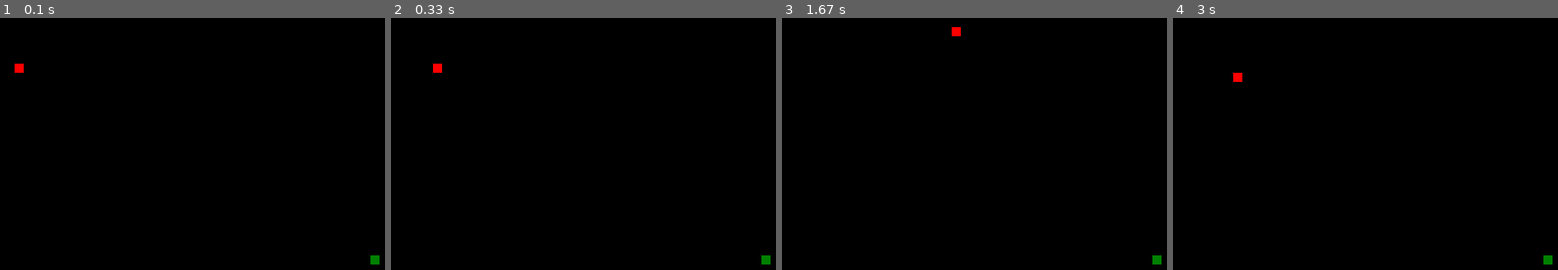
Above: before the commit, frames 1-4 (left to right).
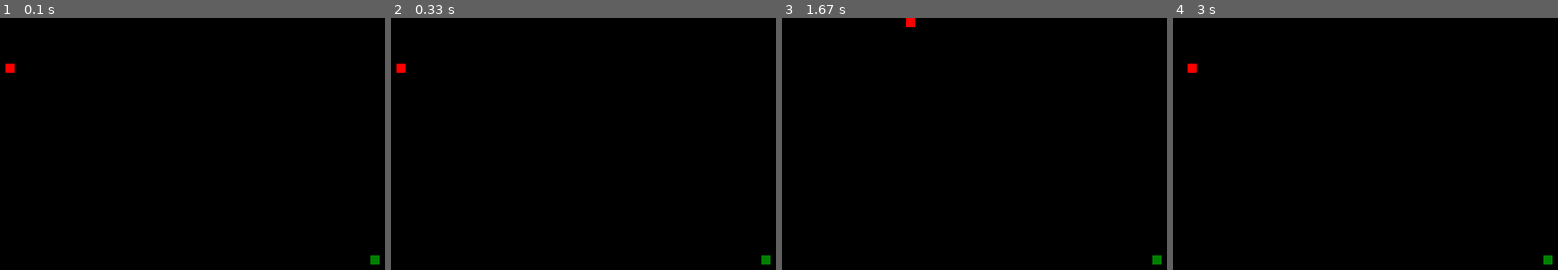
Above: after the commit, the same moments.

Repository: Kristian-Roopnarine/Snake-PyGame
Game: pygame game, started from Snake.py
Same seed, same stepped clock (60 frames per second), same inputs: the game is played once before the commit and once after it.
Inputs:
- Up to frame 1 (0.1 s): no input
- Up to frame 2 (0.33 s): no input
- Up to frame 3 (1.67 s): hold Right 0.33-0.8 s; hold Up 0.83-1.13 s; hold Right 1.17-1.63 s
- Up to frame 4 (3 s): hold Left 1.67-2.2 s; hold Down 2.23-2.53 s; hold Left 2.57-2.97 s

The runs differ from the first frame. In frame 1, 0.2% of the frame differs, in the area x 1-7%, y 18-22%; in frame 2, 0.2%; in frame 3, 0.2%; in frame 4, 0.2%.

Commit message:
Added class instance variables and methods so the game starts paused and waits for user input to start.

Diff:
--- a/App.py
+++ b/App.py
@@ -19,6 +19,7 @@
         self.running = True
         self.clock = pygame.time.Clock()
         self.apple = Apple()
+        self.active = False
         Tk().wm_withdraw()
 
     def drawSnake(self):
@@ -56,57 +57,71 @@
     def startOver(self):
         self.player.score = 0
         self.player.length = 0
+        self.player.direction = None
         self.player.x = [50]
         self.player.y = [50]
+        self.player.speed = 0
+        self.active = False
+
+    def endApp(self):
+        self.running = False
 
     def startApp(self):
         self.drawGame()
+        self.drawSnake()
         self.drawApple()
         pygame.display.flip()
-        speed = 0
+        self.player.speed = 0
 
         while self.running:
-            self.clock.tick(40 + (speed * 5))
-            for event in pygame.event.get():
-                if event.type == pygame.QUIT:
-                    self.endApp()
+            if self.active:
+                self.clock.tick(40 + (self.player.speed * 5))
+                for event in pygame.event.get():
+                    if event.type == pygame.QUIT:
+                        self.endApp()
 
-                if event.type == pygame.KEYDOWN:
-                    self.player.change_direction(event.key)
+                    if event.type == pygame.KEYDOWN:
+                        self.player.change_direction(event.key)
 
 
-            # if snake eats apple
-            if self.player.snakeHeadPos() == self.apple.pos():
+                # if snake eats apple
+                if self.player.snakeHeadPos() == self.apple.pos():
 
-                # add snake body
-                self.player.add_body()
-                # generate new apple
-                self.apple.newApple()
-                #increase score and speed
-                self.player.incScore()
-                speed += 1
+                    # add snake body
+                    self.player.add_body()
 
-            # if snake hits itself
-            if self.player.snakeHeadPos() in self.player.snakeBodyPos():
-                if messagebox.askyesnocancel('Game over.','You ran into yourself! Do you want to start over?') == True:
-                    self.startOver()
-                else:
-                    self.endApp()
+                    # generate new apple
+                    self.apple.newApple()
+
+                    #increase score and speed
+                    self.player.incScore()
+                    self.player.speed += 1
+
+                # if snake hits itself
+                if self.player.snakeHeadPos() in self.player.snakeBodyPos():
+                    if messagebox.askyesnocancel('Game over.','You ran into yourself! Do you want to start over?') == True:
+                        self.startOver()
+                    else:
+                        self.endApp()
 
 
-            #if snake hits edge of window
-            if self.player.snakeHeadY() < 0 or self.player.snakeHeadY() == 600 or self.player.snakeHeadX() < 0 or self.player.snakeHeadX() == 600:
-                if messagebox.askyesnocancel('Game over.','You ran into yourself! Do you want to start over?') == True:
-                    self.startOver()
-                else:
-                    self.endApp()
+                #if snake hits edge of window
+                if self.player.snakeHeadY() < 0 or self.player.snakeHeadY() == 600 or self.player.snakeHeadX() < 0 or self.player.snakeHeadX() == 600:
+                    if messagebox.askyesnocancel('Game over.','You ran into yourself! Do you want to start over?') == True:
+                        self.startOver()
+                    else:
+                        self.endApp()
 
 
-            self.player.move()
-            self.updateGame()
+                self.player.move()
+                self.updateGame()
 
+            else:
+                #waits for key input
+                for event in pygame.event.get():
+                    if event.type == pygame.QUIT:
+                        self.endApp()
 
-
-
-    def endApp(self):
-        self.running = False
+                    if event.type == pygame.KEYDOWN:
+                        self.player.change_direction(event.key)
+                        self.active = True
--- a/Player.py
+++ b/Player.py
@@ -5,9 +5,10 @@
         self.y = [50] # position 0 is head
         self.head_color =(255,0,0)
         self.body_color = (255,255,0)
-        self.speed = 10
+        self.steps = 10
+        self.speed = 0
         self.length = 0 # number of body parts
-        self.direction = 0
+        self.direction = None # game starts paused
         self.updateCount = 0
         self.updateCountMax = 2
         self.score = 0
@@ -27,13 +28,13 @@
 
             #update position of head
             if self.direction == 0 : # go right
-                self.x[0] += self.speed
+                self.x[0] += self.steps
             elif self.direction == 1: # go left
-                self.x[0] -= self.speed
+                self.x[0] -= self.steps
             elif self.direction == 2: # go up
-                self.y[0] -= self.speed
+                self.y[0] -= self.steps
             elif self.direction == 3: # go down
-                self.y[0] += self.speed
+                self.y[0] += self.steps
 
             self.updateCount = 0
 
@@ -49,19 +50,19 @@
 
     def add_body(self):
         if self.direction == 0: # right
-            self.x.append(self.x[-1] - self.speed)
+            self.x.append(self.x[-1] - self.steps)
             self.y.append(self.y[-1])
 
         elif self.direction == 1: # left
-            self.x.append(self.x[-1] + self.speed)
+            self.x.append(self.x[-1] + self.steps)
             self.y.append(self.y[-1])
 
         elif self.direction == 2: # up
-            self.y.append(self.y[-1] + self.speed)
+            self.y.append(self.y[-1] + self.steps)
             self.x.append(self.x[-1])
 
         elif self.direction == 3: # down
-            self.y.append(self.y[-1] - self.speed)
+            self.y.append(self.y[-1] - self.steps)
             self.x.append(self.x[-1])
 
         self.length += 1
Not shown, changed: SnakeGame/Snake.exe
